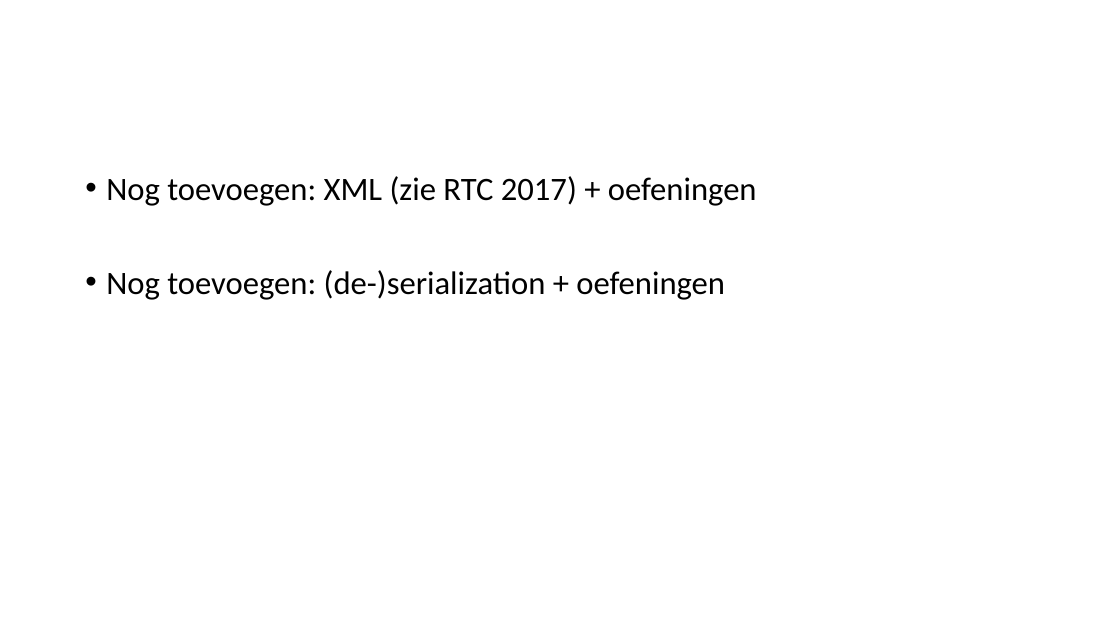
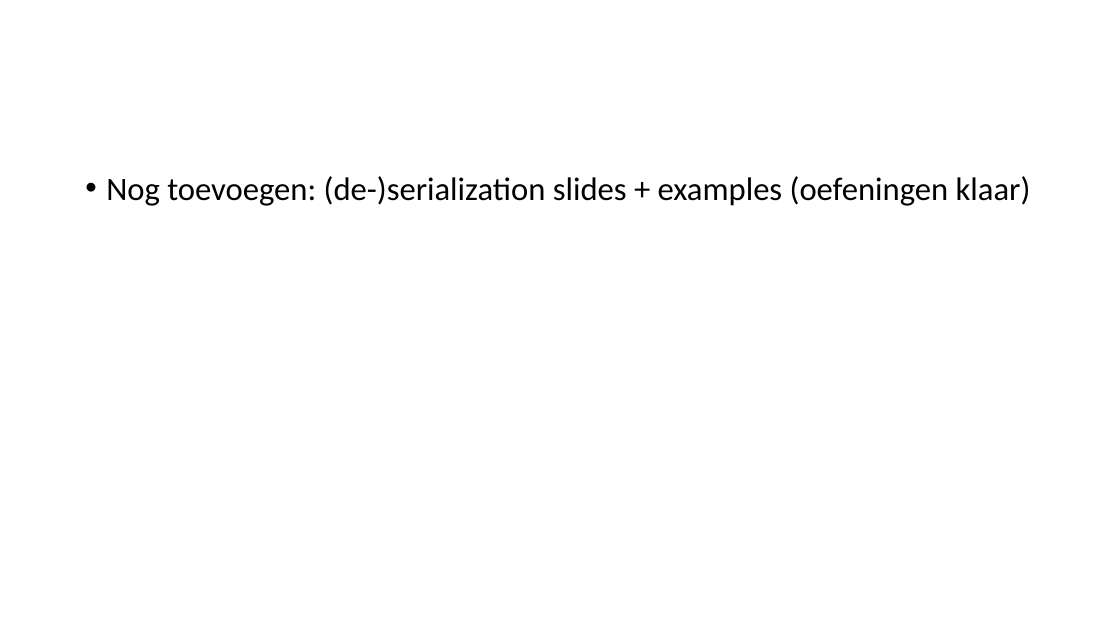
Before and after one commit to basdijkstra/rest-assured-workshop, a slide deck: slide 46 of RestAssuredWorkshop.odp (slide 40 before the commit). Drawn at 1120x630 pixels with LibreOffice and Linux fonts; fonts in the diff are those of the drawing. Boxes give left, top, right and bottom in pixels: in the first picture for what was removed or moved away, otherwise in the second. Text is boxed around its words. In the diff, an @@ line names an element or a change of style, - is before the commit and + after.

```diff
--- a/RestAssuredWorkshop.odp
+++ b/RestAssuredWorkshop.odp
@@ text at (106,176,1031,206): text changed @@
-• Nog toevoegen: XML (zie RTC 2017) + oefeningen
-• Nog toevoegen: (de-)serialization + oefeningen
+• Nog toevoegen: (de-)serialization slides + examples (oefeningen klaar)
```
Also in this commit, not shown: 8 slides added, 2 slides removed, 8 other files.
